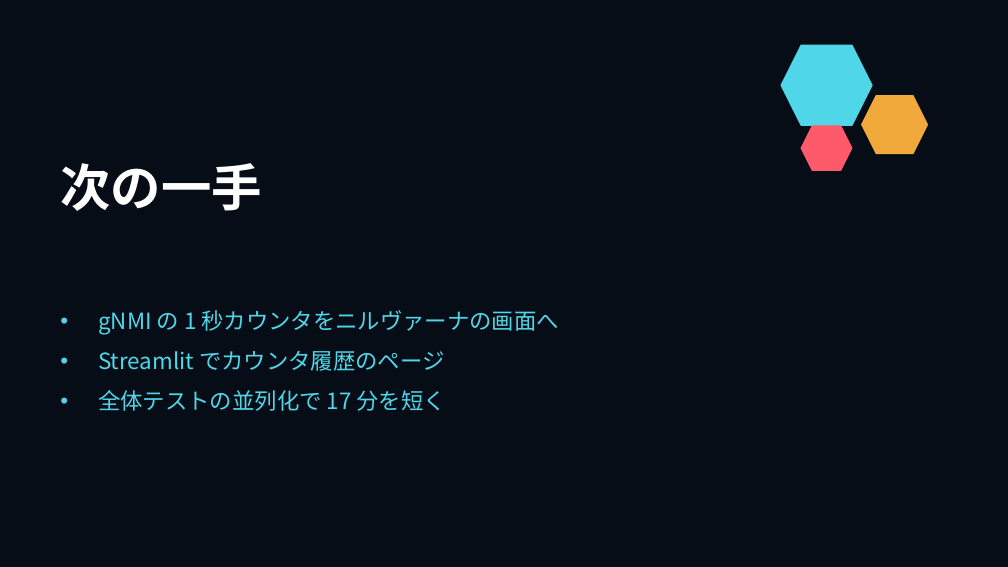
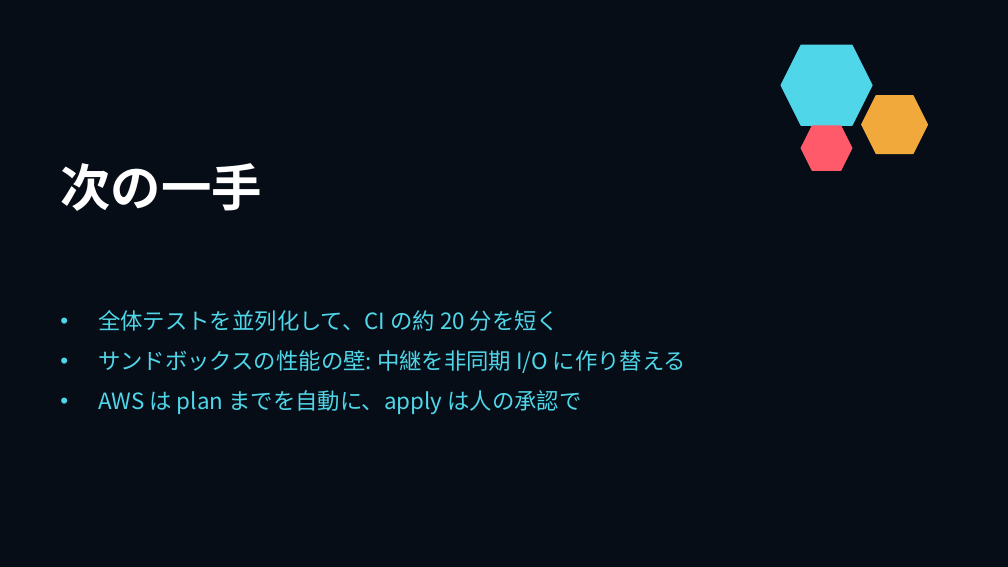
Before and after one commit to w-index-m/nirvana-lab, a slide deck: slide 22 of docs/ai-driven-dev-behind-the-scenes.pptx (slide 25 before the commit). Drawn at 1008x567 pixels with LibreOffice and Linux fonts; fonts in the diff are those of the drawing. Boxes give left, top, right and bottom in pixels: in the first picture for what was removed or moved away, otherwise in the second. Text is boxed around its words. In the diff, an @@ line names an element or a change of style, - is before the commit and + after.

```diff
--- a/docs/ai-driven-dev-behind-the-scenes.pptx
+++ b/docs/ai-driven-dev-behind-the-scenes.pptx
@@ text at (98, 310, 686, 414): text changed @@
-• gNMI の 1 秒カウンタをニルヴァーナの画面へ
-• Streamlit でカウンタ履歴のページ
-• 全体テストの並列化で 17 分を短く
+• 全体テストを並列化して、CI の約 20 分を短く
+• サンドボックスの性能の壁: 中継を非同期 I/O に作り替える
+• AWS は plan までを自動に、apply は人の承認で
```
Also in this commit, not shown: 20 other slides changed, 1 slide added, 4 slides removed, 3 other files.
